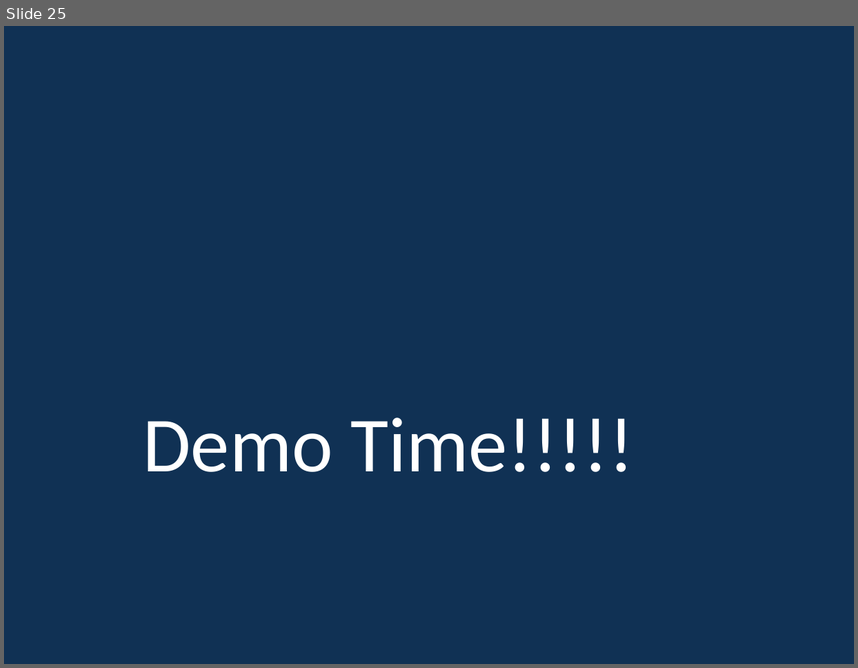
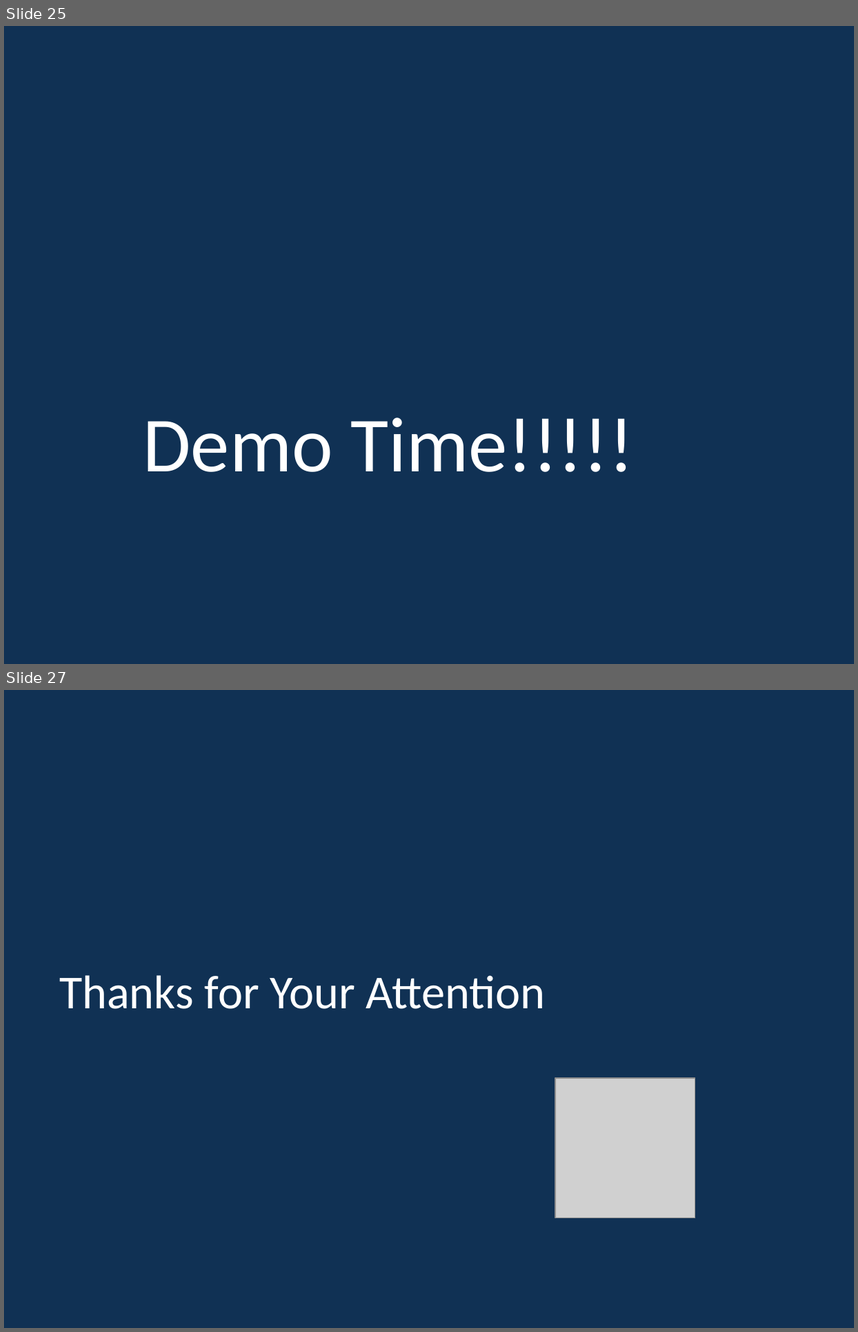
Before and after one commit to Tenyoku8478/The-Tank-War, a slide deck: 計概presentation.pptx. Shown one above the other, each under a label of ours: slide 25 before the commit, slides 25 and 27 after it; the slides between them are not shown. The pictures are 858x668 and 858x1332 pixels, drawn with LibreOffice and Linux fonts; fonts in the diff are those of the drawing; grey boxes stand for pictures; background and template pictures are left out. Boxes give left, top, right and bottom in pixels: in the first picture for what was removed or moved away, otherwise in the second. Text is boxed around its words. In the diff, an @@ line names an element or a change of style, - is before the commit and + after.

```diff
--- a/計概presentation.pptx
+++ b/計概presentation.pptx
@@ slide 27 added at (4,690,854,1328), background picture (left out) @@
@@ text added at (59,975,546,1009), 40 pt, text #FFFFFF @@
+Thanks for Your Attention
@@ picture added at (555,1078,695,1218) @@
```
Also in this commit, not shown: 10 slides changed, 2 other files.
